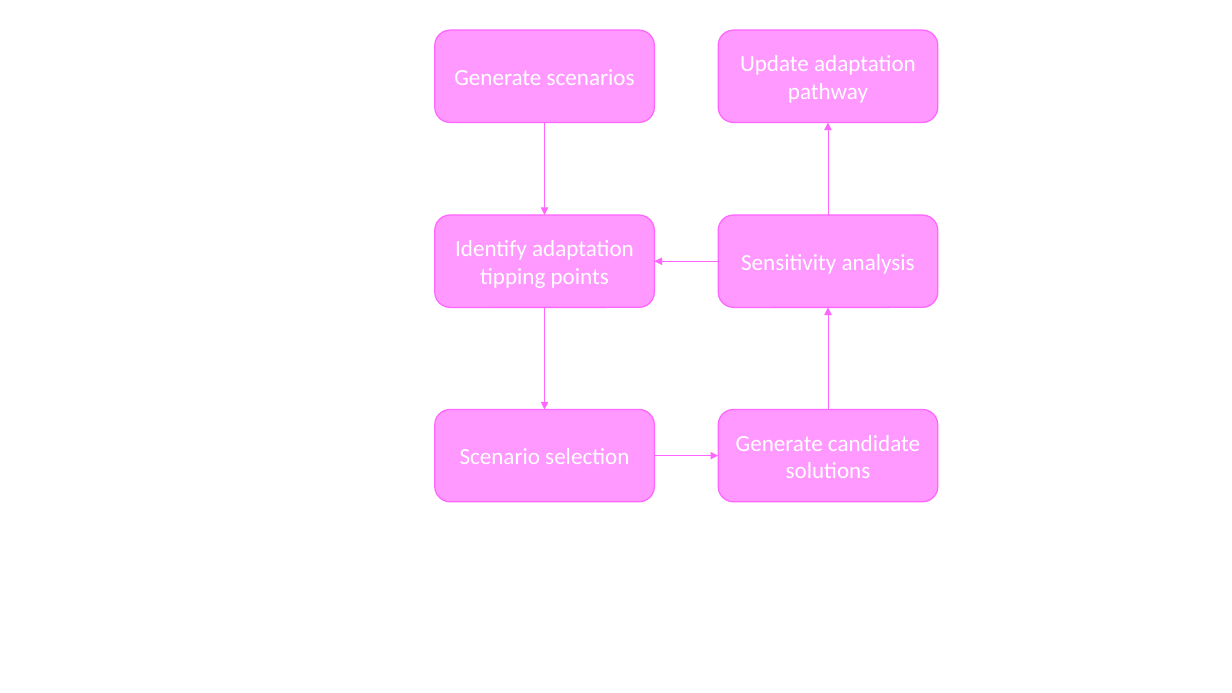
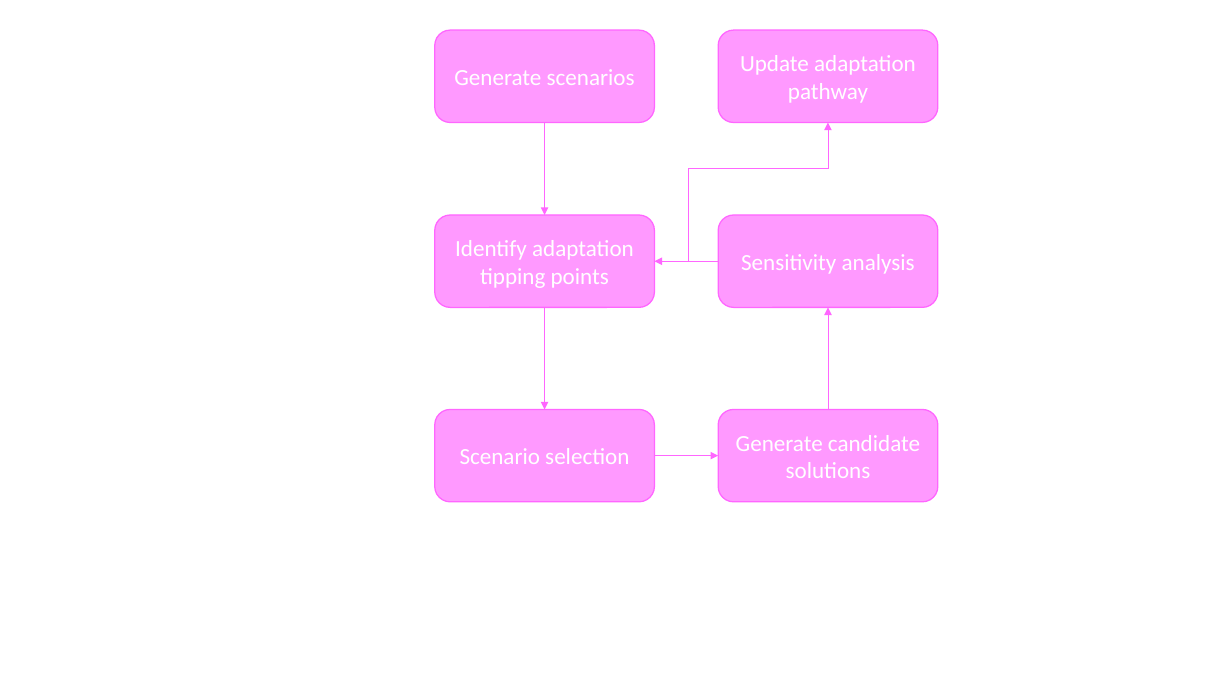
Before and after one commit to Lischip/FabiosDecisions, a slide deck: slide 2 of report/figures/flowchart.pptx. Drawn at 1232x693 pixels with LibreOffice and Linux fonts; fonts in the diff are those of the drawing. Boxes give left, top, right and bottom in pixels: in the first picture for what was removed or moved away, otherwise in the second. Text is boxed around its words. In the diff, an @@ line names an element or a change of style, - is before the commit and + after.

```diff
--- a/report/figures/flowchart.pptx
+++ b/report/figures/flowchart.pptx
@@ arrow moved from (828, 215) - (828, 123) to (828, 169) - (828, 123) @@
@@ line added from (828, 169) to (689, 169), #FF66FF 0.5 pt @@
@@ line added from (689, 262) to (689, 169), #FF66FF 0.5 pt @@
```
Also in this commit, not shown: 1 other file.
